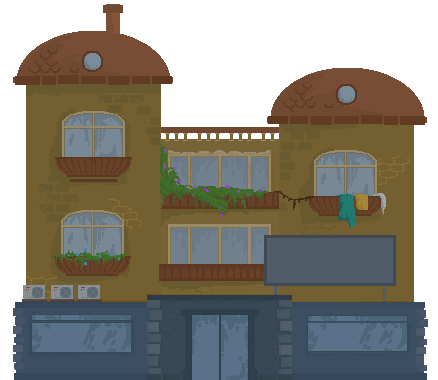
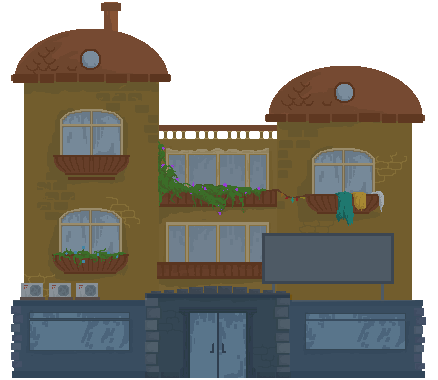
Before/after of a 438 × 380 layered artwork. What changed in the layer stack:
renamed "Прямоугольник 84" to "Яркость/Контрастность 1", painted on it over [11,2,428,380]
